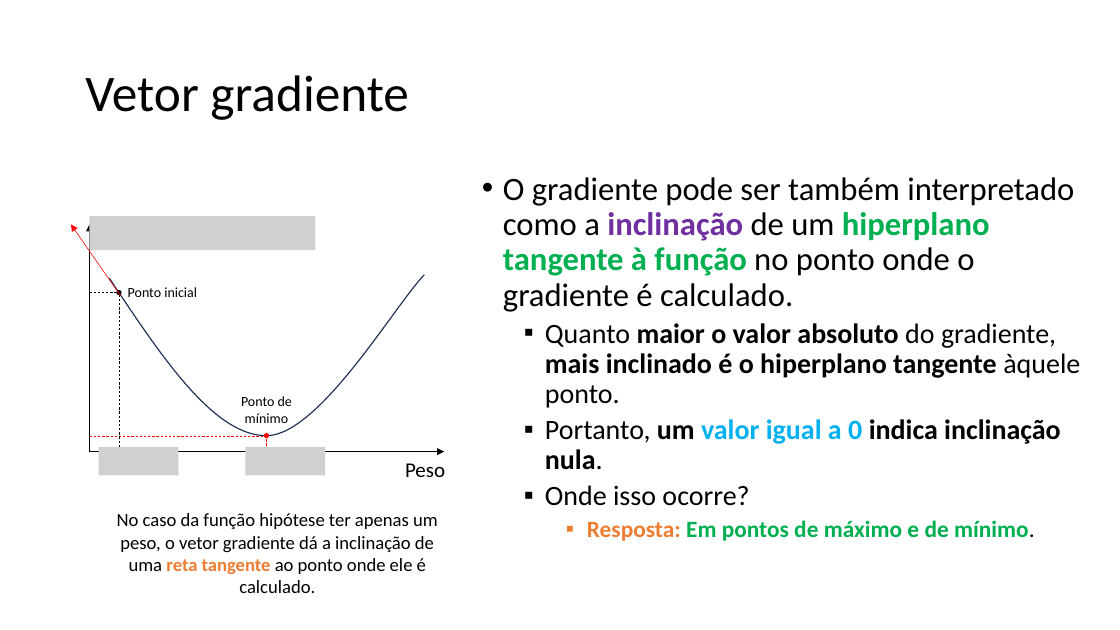
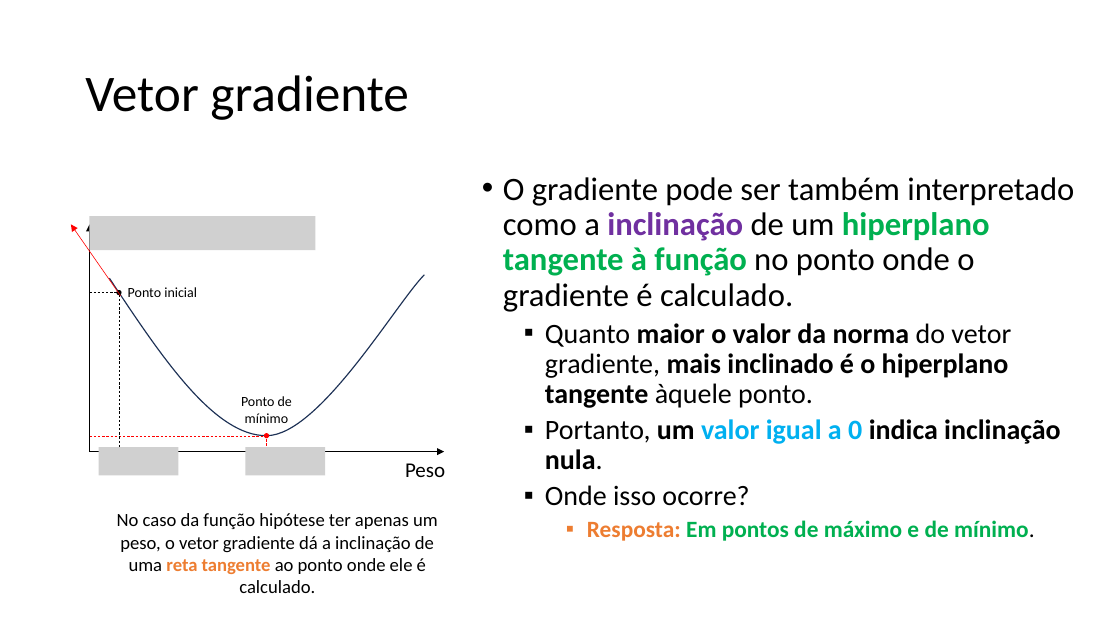
Before and after one commit to zz4fap/c24_inteligencia_artificial, a slide deck: slide 32 of slides/C24_Regressão.pptx (slide 31 before the commit). Drawn at 1120x630 pixels with LibreOffice and Linux fonts; fonts in the diff are those of the drawing; grey boxes stand for pictures. Boxes give left, top, right and bottom in pixels: in the first picture for what was removed or moved away, otherwise in the second. Text is boxed around its words. In the diff, an @@ line names an element or a change of style, - is before the commit and + after.

Commit message:
update of slides

```diff
--- a/slides/C24_Regressão.pptx
+++ b/slides/C24_Regressão.pptx
@@ text at box(545, 323, 1011, 408): text changed @@
-  ▪ Quanto maior o valor absoluto do gradiente, mais inclinado é o hiperplano tangente àquele ponto.
+  ▪ Quanto maior o valor da norma do vetor gradiente, mais inclinado é o hiperplano tangente àquele ponto.
```
Also in this commit, not shown: 1 other slide changed, 1 slide added, 1 other file.
